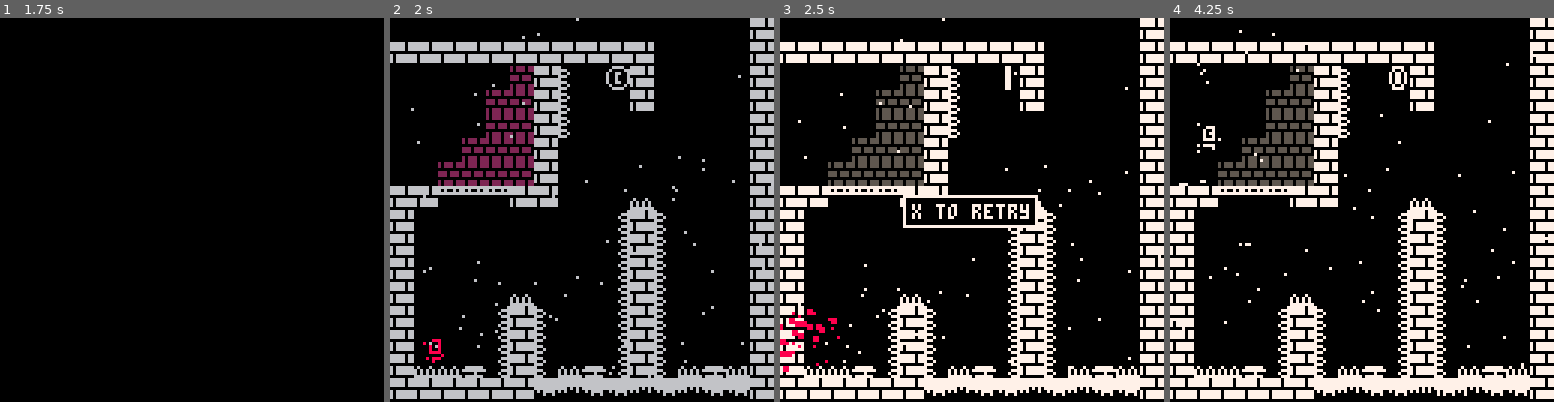
Above: before the commit, frames 1-4 (left to right).
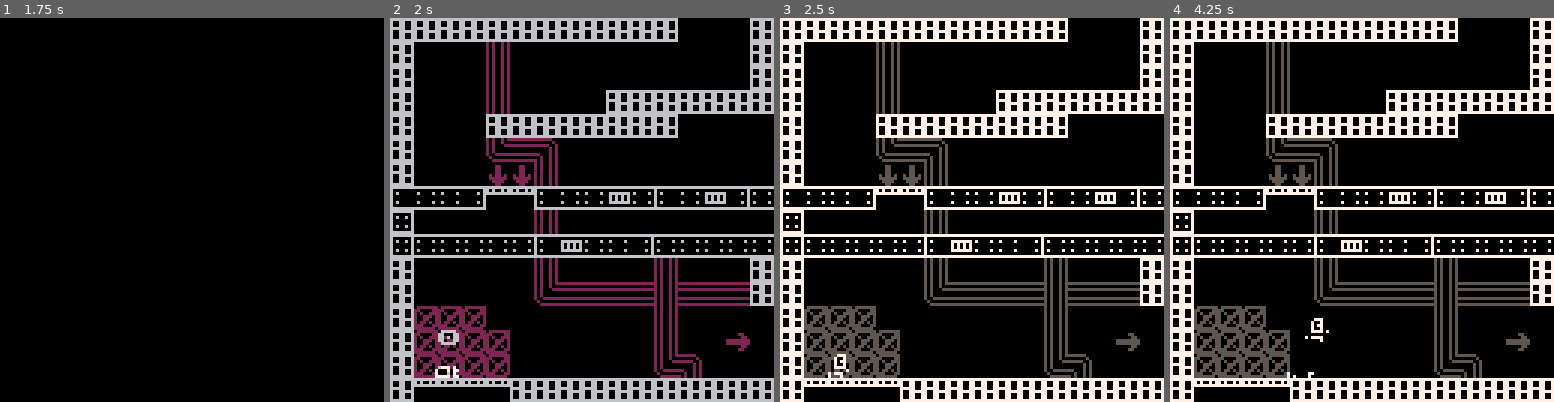
Above: after the commit, the same moments.

Repository: OllieBlomfield/nin
Game: PICO-8 cartridge nin.p8
Two runs of this game, one before a commit and one after it. Both use one fixed random seed, a clock stepped at 60 frames per second and the inputs below.
Inputs:
- Up to frame 1 (1.75 s): tap X (X key) at 0.33, 1.07 s; tap O (Z key) at 0.7, 1.7 s; hold Right from 1.6 s (still down)
- Up to frame 2 (2 s): keep holding Right; tap X (X key) at 1.85 s
- Up to frame 3 (2.5 s): release Right at 2.1 s; tap O (Z key) at 2.1 s; hold Up 2.15-2.42 s; hold Right from 2.47 s (still down)
- Up to frame 4 (4.25 s): tap O (Z key) every 0.4 s from 2.5 to 4.1 s; tap X (X key) at 2.97, 4.08 s; release Right at 3.03 s; hold Left 3.08-3.58 s; hold Down 3.63-3.97 s; hold Right from 4.02 s (still down)

Frame 1 is identical in both runs. In frame 2, 38% of the frame differs, in the area x 0-100%, y 0-100%; in frame 3, 38%; in frame 4, 38%.

Commit message:
new screen and slight change to plr spawning

Diff:
--- a/nin.p8
+++ b/nin.p8
@@ -67,14 +67,14 @@
 50550505505005055005555555555555555550055500050587788778f000f00e00087fee00070000000000000000000000000000000000000000000000000000
 55500055505005050500000000000000000000500050050508777780f000700e0008700f00007000000000000000000000000000000000000000000000000000
 55555550505005050055555555555555555555005050050500888800f000700e0008700700077000000000000000000000000000000000000000000000000000
-00005550777770775550555005050505005555550808080880808080700070070008700700000000000000000000000000000000000000000000000000000000
-000500507777707750505050505050500500000080808080080808087000f0070008700f00000000000000000000000000000000000000000000000000000000
-00500050777770775550555005000005500555550800000880888880f000f0070008700700000000000000000000000000000000000000000000000000000000
-05000050000000000000000050000050505000008000008008888808700070070008700f00000000000000000000000000000000000000000000000000000000
-50000050707777770555055505000005505000000800000880888880700070000008700700000000000000000000000000000000000000000000000000000000
-50000555707777770505050550000050505000558000008008888808700070000008700700000000000000000000000000000000000000000000000000000000
-50000505707777770555055505050505505005000808080880808080700070000008700700000000000000000000000000000000000000000000000000000000
-50000000000000000000000050505050505005058080808008080808777f77ee7ee8777700000000000000000000000000000000000000000000000000000000
+00005550777770775550555005050505005555550808080880808080700070070008700700050000000000000000000000000000000000000000000000000000
+000500507777707750505050505050500500000080808080080808087000f0070008700f00505000000000000000000000000000000000000000000000000000
+00500050777770775550555005000005500555550800000880888880f000f0070008700700505000000000000000000000000000000000000000000000000000
+05000050000000000000000050000050505000008000008008888808700070070008700f00050000000000000000000000000000000000000000000000000000
+50000050707777770555055505000005505000000800000880888880700070000008700700050000000000000000000000000000000000000000000000000000
+50000555707777770505050550000050505000558000008008888808700070000008700700505000000000000000000000000000000000000000000000000000
+50000505707777770555055505050505505005000808080880808080700070000008700700505000000000000000000000000000000000000000000000000000
+50000000000000000000000050505050505005058080808008080808777f77ee7ee8777700050000000000000000000000000000000000000000000000000000
 0055555577777777cccccccccccccccc55555555c888c00077777777000008880000000000000000000000000000000000000000000000000000000000000000
 0500000570000007cc7777cccc8888cc500550058887800070000777000080080000000000000000000000000000000000000000000000000000000000000000
 5050000577777777c700007cc800008c500550058887800070000707000008880000000000000000000000000000000000000000000000000000000000000000
@@ -286,24 +286,24 @@
 
 
 __gff__
-0000804700610000000047474747478000000000000000000000000040484847000000000000000000000000400000000000000000000000000000000000000080808080808040000000000000000000804780808080800000000000000000008047808080000048000000000000000080008080474700000000000000000000
+0000804700610000000047474747478000000000000000000000000040484847000000000000000000000000400000000000000000000000000000000000000080808080808040000000000000000000804780808080800000800000000000008047808080000048000000000000000080008080474700000000000000000000
 0000000000000000000000000000000000000000000000000000000000000000000000000000000000000000000000000000000000000000000000000000000000000000000000000000000000000000000000000000000000000000000000000000000000000000000000000000000000000000000000000000000000000000
 __map__
-0303000000510303030303030303030303030000000000000000000000000000000000000000000000000000000000000000000000000000000000000000000000000000000000000000000000000000000000000000000000000000000000000000000000000000000000000000000000000000000000000000000000000051
-000000000000030202020203000000000000000000000000000000000000000000000000000000000000000000000000000000000000000000000000000000000000000000000000000000000000000000000000000000000000000000000000000051511e1d51511e1d51515151515151515151515151515151510000000051
-0505000000000302020202030000000000000000000000000000000000000000000000000000000000000000000000000000000000000000000000000000000000000000000000000000000000000000000000000000000000001c00000000000051510000002c2c00002c2c2c2c2c2c000000000002511e0006510000000051
-0000000000000305052605030000000300000000000000000000000000000000000000000000000000000000000000000000000000000000000000000000000000000000000000000000000000000000000000000000000000005100001d515151510000000000020000000000000000000000000202511e0000510000000051
-000000050500000202262603000000030000000000000000000000000000000000000000000000000000000000000000000000000000000000000000000000000000000000000000000000000000000000000000000000000000510000001d5151000000000002040200000000000000000000000202511e0000000000000051
-0000000000000202020226030000000300000000000000000000000000000000000000000000000000000000000000000000000000000000000000000000000000000000000000000000000000000000000000001c0000000000510000001d515100000000000002000000000000000000000002020251000000000000000051
-000000000002020202020202000000030000000000000000000000000000000000000000000000000000000000000000000000000000000000000000000000000000000000000000000000000000000000000000510000000000510000001d515100000000000000000505000000510000000202020251000000000000000051
-000000020202020202020202000000030000000000000000000000000000000000000000000000000000000000000000000000000000000000000000000000000000000000000000000000000000000000000000510000000000510000001d5151000002000000000000000000005151515105050551510000001c0000000051
-0305050503020202020202020000000300000000000000000000000000000000000000000000000000000000000000000000000000000000000000000000000000000000000000000000000000000000000000005100000000002c0000001d51510002040200000000000000000002515100000000000000001d511e00000051
-030000020302020202020203000000030000000000000000000000000000000000000000000000000000000000000000000000000000000000000000000000000000000000000000000000000000000000000000510000490000000000001d51510000020000000000000000000002515100000000000000001d511e00000051
-03040002030204020202020203000003000000000000000000000000000000000000000000000000000000000000000000000000000000000000000000000000000000000000000000000000000000000000000051001d511e00000000000051510000000000000000000000000202515100000000000000001d511e00000051
-0302020203020202020202020300000300000000000000000000000000000000000000000000000000000000000000000000000000000000000000000000000000000000000000000000000000000000000000002c00007400000000000000515100000000000000000000000202025151000000001c0000001d511e00000051
-03020202030202030505050303000003000000000000000000000000000000000000000000000000000000000000000000000000000000000000000000000000000000000000000000000000000000000000000000000000000000000000005151000000000000000000000202025151510000001d511e00001d511e00000051
-03020202030505020202020302000003000000000000000000000000000000000000000000000000000000000000000000000000000000000000000000000000000000000000000000000000000000000000000000000000000000000000005151000000000000000202020202515151510000001d511e00001d511e00000051
-030302020202020202020202020000030000000000000000000000000000000000000000000000000000000000000000000000000000000000000000000000000000000000000000000000000000001c1c1c1c1c1c1c1c1c1c1c1c1c1c1c1c5151000000020202020202025151515151511c1c491d511e1c491d511e1c491c51
+03030000005103030303030303030303030300000000000000000000000000000000000000000000000000000000000000000000000000000000000000000000000000000000000000000000000000005151515151000000000000511e0000000000000000000000000000000000000000000000000000000000000000000051
+000000000000030202020203000000000000000000000000000000000000000000000000000000000000000000000000000000000000000000000000000000000000000000000000000000000000000000000000511e0000000000511e000000000051511e1d51511e1d51515151515151515151515151515151510000000051
+050500000000030202020203000000000000000000000000000000000000000000000000000000000000000000000000000000000000000000000000000000000000000000000000000000000000000051050505511e0000000000511e0000000051515900002c2c00002c2c2c2c2c2c000000000002511e0006510000000051
+0000000000000305052605030000000300000000000000000000000000000000000000000000000000000000000000000000000000000000000000000000000000000000000000000000000000000000511e001d511e0000000000511e00515151515959000000020000000000000000000000000202511e0000510000000051
+000000050500000202262603000000030000000000000000000000000000000000000000000000000000000000000000000000000000000000000000000000000000000000000000000000000000000051510051511e001c000202511e00515151005900000002040200000000000000000000000202511e0000000000000051
+0000000000000202020226030000000300000000000000000000000000000000000000000000000000000000000000000000000000000000000000000000000000000000000000000000000000000000512c002c2c001d51020202511e0051515100590000000002000000000000000000000002020251000000000000000051
+0000000000020202020202020000000300000000000000000000000000000000000000000000000000000000000000000000000000000000000000000000000000000000000000000000000000000000511e000000001d51020202511e0051515100000000000000000505000000510000000202020251000000000000000051
+0000000202020202020202020000000300000000000000000000000000000000000000000000000000000000000000000000000000000000000000000000000000000000000000000000000000000000511e0000000000510202002c0000515151000002000000000000000000005151515105050551510000001c0000000051
+0305050503020202020202020000000300000000000000000000000000000000000000000000000000000000000000000000000000000000000000000000000000000000000000000000000000000000511e00001c0000510200000000005151510002040200000000000000000002515100000000000000001d511e00000051
+0300000203020202020202030000000300000000000000000000000000000000000000000000000000000000000000000000000000000000000000000000000000000000000000000000000000000000511e001d511e00510000000000001d51510000020000000000000000000002515100000000000000001d511e00000051
+0304000203020402020202020300000300000000000000000000000000000000000000000000000000000000000000000000000000000000000000000000000000000000000000000000000000000000511e491d511e002c0000000000001d51510000000000000000000000000202515100000000000000001d511e00000051
+030202020302020202020202030000030000000000000000000000000000000000000000000000000000000000000000000000000000000000000000000000000000000000000000000000000000000051515151511e00000000000000001d515100000000000000000000000202025151000000001c0000001d511e00000051
+030202020302020305050503030000030000000000000000000000000000000000000000000000000000000000000000000000000000000000000000000000000000000000000000000000000000000059005959000000000000000049001d5151000000000000000000000202025151510000001d511e00001d511e00000051
+030202020305050202020203020000030000000000000000000000000000000000000000000000000000000000000000000000000000000000000000000000000000000000000000000000000000000000005900000000000000001d511e1d5151000000000000000202020202515151510000001d511e00001d511e00000051
+030302020202020202020202020000030000000000000000000000000000000000000000000000000000000000000000000000000000000000000000000000000000000000000000000000000000001c1c1c1c1c1c1c1c1c1c1c1c0074001c5151000000020202020202025151515151511c1c491d511e1c491d511e1c491c51
 0303030303030303030303030303030300000000000000000000000000000000747474747475757474747574747475740000000000000000000000000000000000000000000000000000000000000075747475757474745174755151515151515105050505515151515151515151515151515151515175747575747574757551
 0303030303030303030303030303030303030303030303030303030300000003000000000000000000000000000000000000000000000000000000000000000051515151515151510303030303030303515151515151515151515151515151511e02020202515151510303030303030303030303030303030303030303030303
 0000000000000000000000000000000300000000000000565600000300000003000000000000000000000000000000000000000000000000000000000000000051060000550000000000005500000003510202020202020e0e020202020202511e0000020200000000000000000000030a0a0a0d0c0d2c2c2c2c0a0b0b0c0c0d
--- a/scripts/scenes/levels.lua
+++ b/scripts/scenes/levels.lua
@@ -1,6 +1,6 @@
 levels={} --extra level data for screens that need it.
 for i=1,32 do levels[i]={0,0} end
-levels[1] = {function() if plr.x==16 then plr.respawn_state=4 plr.sp=26 end end,function() if plr.respawn_state==4 then print("🅾️",16,105 + 3*sin(t/170),7) end end,{15,112}}
+levels[1] = {function() if plr.x==15 then plr.respawn_state=4 plr.sp=26 end end,function() if plr.respawn_state==4 then print("🅾️",16,105 + 3*sin(t/170),7) end end,{15,112}}
 levels[2]={function() add_blood_drip(55,7) end, function() line(54,-1,55,6,8) print("🅾️ to jump",13,100,5) end}
 levels[4]={function() add_enemy(16,88,0) add_enemy(104,96,0,-1) end,0,{102,8}}
 levels[5]={function() add_enemy(8,8,0) add_enemy(112,80,0,-1) end,0}
@@ -41,22 +41,23 @@
     plr_dust = {}
     health_bar=false
 
-
     if levels[lvl][1]!=0 then levels[lvl][1]() end
 
     scan_screen()
 end
 
-function level_init(lvl)
+function level_init()
     --reload(0x1000, 0x1000, 0x2000,'data/map00.p8')
     update=level_update
     draw=level_draw
-    mx=112
-    my=0
+    mx=0
+    my=48
     fade_in=16
-    player_init({16,112})
+    player_init({15,112})
     level_load()
-
+    if #levels[lvl] > 2 then
+        plr.x,plr.y=levels[lvl][3][1],levels[lvl][3][2]
+    end
 end
 
 function level_update()
